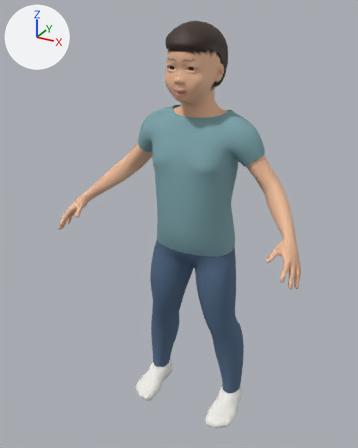
Before and after pictures for a commit that changed the glTF model public/assets/characters/xiaoan.glb.
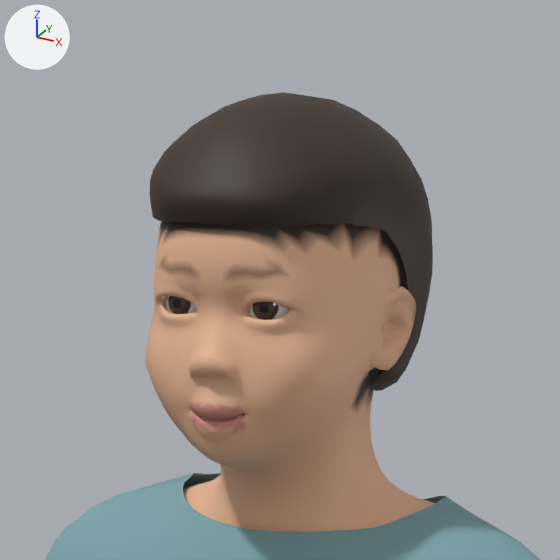
Each version is shown whole from a 50 mm camera at (0.558, -1.128, 1.147) aimed at (-0.026, -0.065, 0.616), then close up on the part from 37% to 72% of the width and 0% to 28% of the height. Lighting does not change. The marker at upper left points along +X, +Y and +Z. The last two pictures show the newer version. Vertices at exactly the same position are counted once.

Names of what the first close-up shows: 'xiaoan-body'.
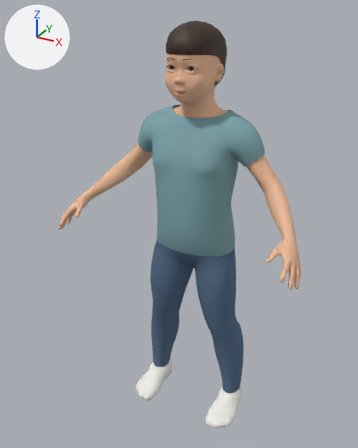
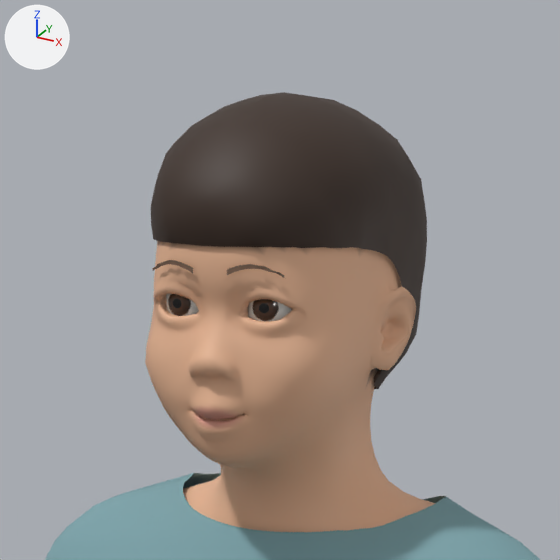
Location of each change, [x1, y1, x2, y2] in pixels of the close-ups (560 x 560 px; the box of a moved part takes in the faces that stretch with it):
```json
{"part": 1, "of": "me_xiaoan", "change": "added", "after": [227, 264, 284, 278]}
{"part": 2, "of": "me_xiaoan", "change": "added", "after": [153, 260, 193, 273]}
{"part": 3, "of": "me_xiaoan", "change": "moved or reshaped", "before": [150, 127, 433, 391], "after": [151, 129, 427, 389]}
{"part": 4, "of": "me_xiaoan", "change": "recoloured", "before": [157, 223, 405, 435], "after": [157, 242, 402, 435]}
```

Edits to the scene script, one JSON object a line:
```json
{"op": "add", "block": "mat_brow", "code": ["mat_brow = principled_material('brow')", "mat_brow.base_color = (0.165, 0.0942, 0.0594)  # brown #715745", "mat_brow.roughness = 0.85"]}
{"block": "me_xiaoan", "where": "# used by ob_xiaoan_body; location = (0.0, 0.0, 0.0)"}
{"op": "remove", "block": "me_xiaoan", "code": "me_xiaoan.from_pydata(...)  # 19353 vertices, 38264 faces; spans x -0.335..0.335, y -0.218..0.067, z 0.017..1.117"}
{"op": "add", "block": "me_xiaoan", "code": "me_xiaoan.from_pydata(...)  # 19447 vertices, 38392 faces; spans x -0.335..0.335, y -0.218..0.067, z 0.017..1.117"}
{"block": "me_xiaoan", "change": "me_xiaoan part 1: a new loose piece of 26 vertices spanning x 0.009..0.037, y -0.113..-0.105, z 1.035..1.041, in mat_brow (brown #715745)"}
{"block": "me_xiaoan", "change": "me_xiaoan part 2: a new loose piece of 26 vertices spanning x -0.037..-0.009, y -0.113..-0.105, z 1.035..1.041, in mat_brow (brown #715745)"}
{"block": "me_xiaoan", "change": "me_xiaoan part 3: 715 vertices moved from x -0.065..0.065, y -0.117..0.045, z 0.968..1.089 to x -0.06..0.06, y -0.117..0.043, z 0.967..1.089; 168 vertices removed from x -0.061..0.061, y -0.113..-0.033, z 1.007..1.059; 210 vertices added at x -0.06..0.06, y -0.116..-0.034, z 1.004..1.063"}
{"block": "me_xiaoan", "change": "me_xiaoan part 4: 1104 kept faces spanning x -0.061..0.061, y -0.116..0.027, z 0.951..1.064 get new vertex colours"}
{"block": "me_xiaoan", "change": "other edits to the shape of me_xiaoan do not show in these pictures"}
{"op": "add", "block": "me_xiaoan", "code": "me_xiaoan.materials.append(mat_brow)  # brown #715745"}
```
